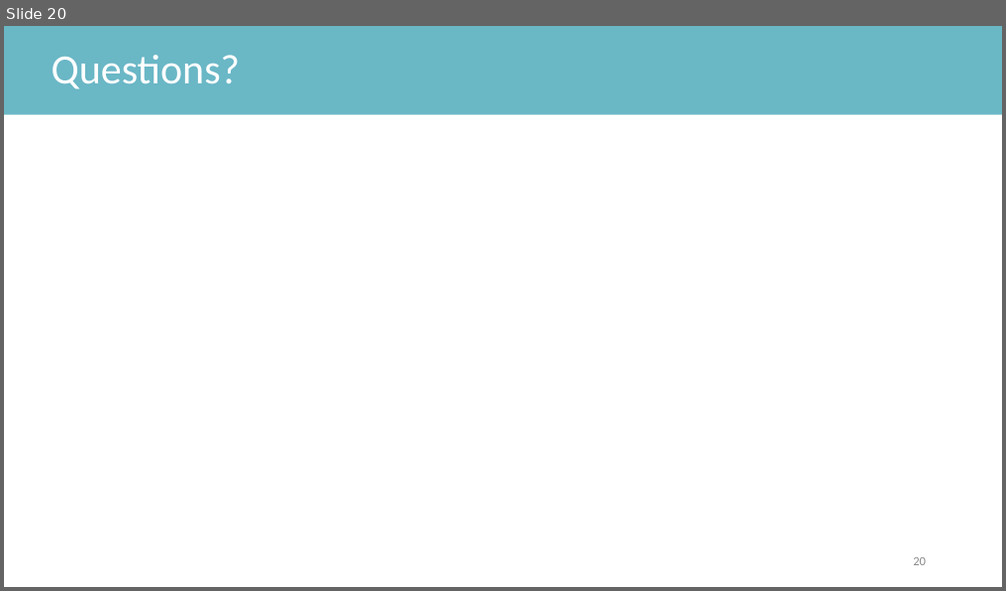
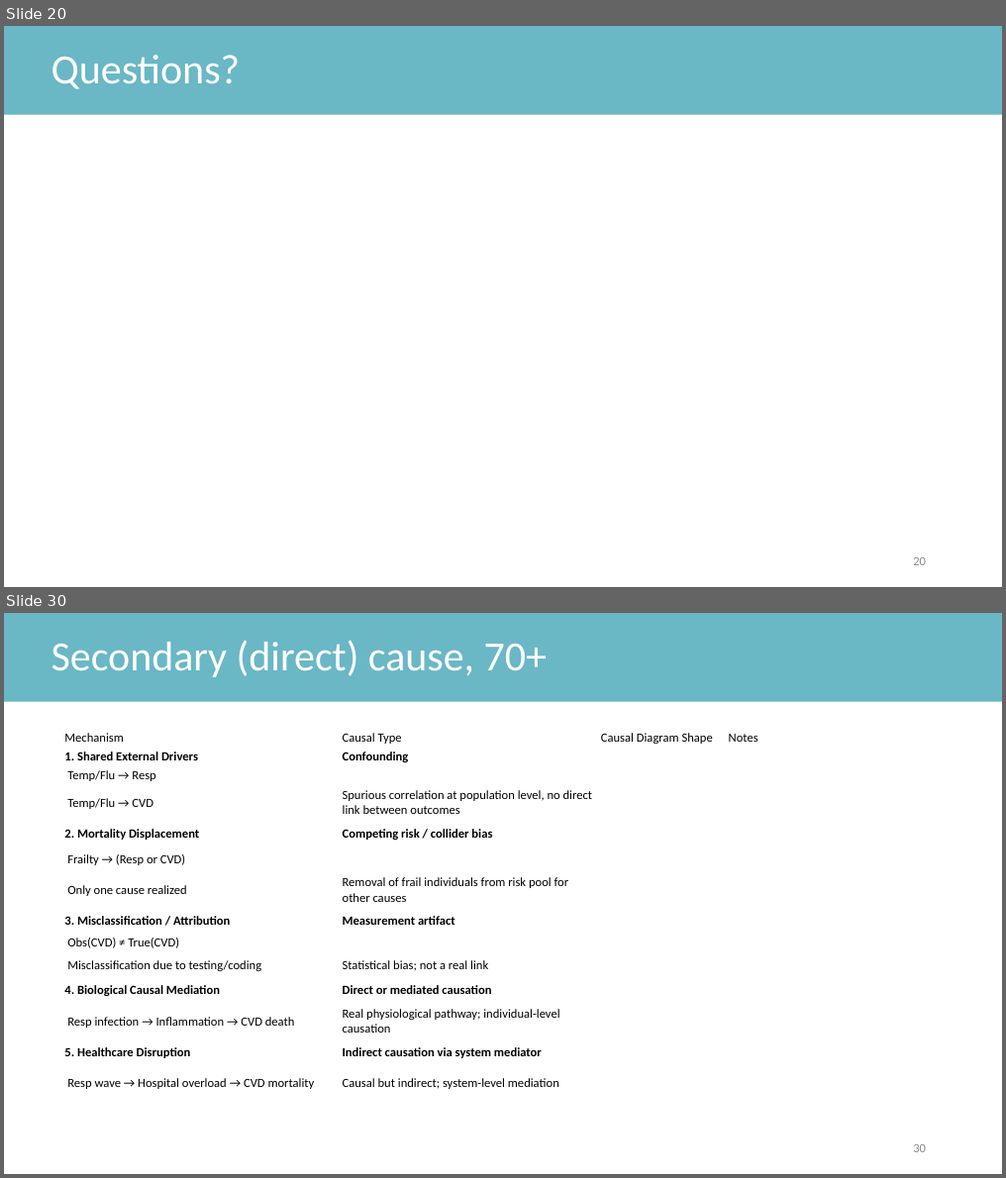
Before and after one commit to anthonyhauser/causes-of-deaths, a slide deck: slides/presentation_causes_of_deaths_20250109.pptx. Shown one above the other, each under a label of ours: slide 20 before the commit, slides 20 and 30 after it; the slides between them are not shown. The pictures are 1006x591 and 1006x1178 pixels, drawn with LibreOffice and Linux fonts; fonts in the diff are those of the drawing. Boxes give left, top, right and bottom in pixels: in the first picture for what was removed or moved away, otherwise in the second. Text is boxed around its words. In the diff, an @@ line names an element or a change of style, - is before the commit and + after.

```diff
--- a/slides/presentation_causes_of_deaths_20250109.pptx
+++ b/slides/presentation_causes_of_deaths_20250109.pptx
@@ slide 30 added at (x1=4, y1=613, x2=1002, y2=1174), background #FFFFFF @@
@@ rectangle added at (x1=4, y1=613, x2=1002, y2=701), fill #6AB7C6, 40 pt, text #FFFFFF @@
+Secondary (direct) cause, 70+
@@ table added at (x1=60, y1=728, x2=832, y2=1101), 14 rows, 4 columns @@
+Mechanism | Causal Type | Causal Diagram Shape | Notes
+1. Shared External Drivers | Confounding |  | 
+Temp/Flu → Resp |  |  | 
+Temp/Flu → CVD | Spurious correlation at population level, no direct link between outcomes |  | 
+2. Mortality Displacement | Competing risk / collider bias |  | 
+Frailty → (Resp or CVD) |  |  | 
+Only one cause realized | Removal of frail individuals from risk pool for other causes |  | 
+3. Misclassification / Attribution | Measurement artifact |  | 
+Obs(CVD) ≠ True(CVD) |  |  | 
+Misclassification due to testing/coding | Statistical bias; not a real link |  | 
+4. Biological Causal Mediation | Direct or mediated causation |  | 
+Resp infection → Inflammation → CVD death | Real physiological pathway; individual-level causation |  | 
+5. Healthcare Disruption | Indirect causation via system mediator |  | 
+Resp wave → Hospital overload → CVD mortality | Causal but indirect; system-level mediation |  | 
@@ page number added at (x1=913, y1=1145, x2=926, y2=1153), 12 pt, text #8C8C8C @@
+30
```
Also in this commit, not shown: 9 other slides added, 25 other files.
